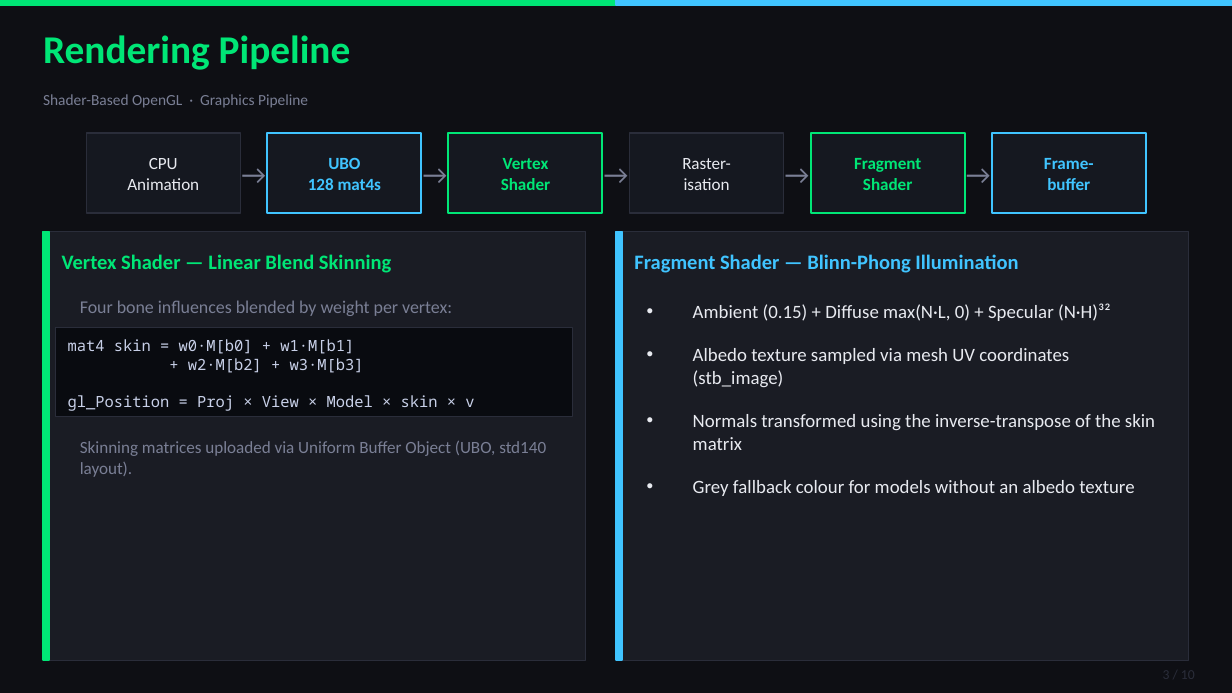
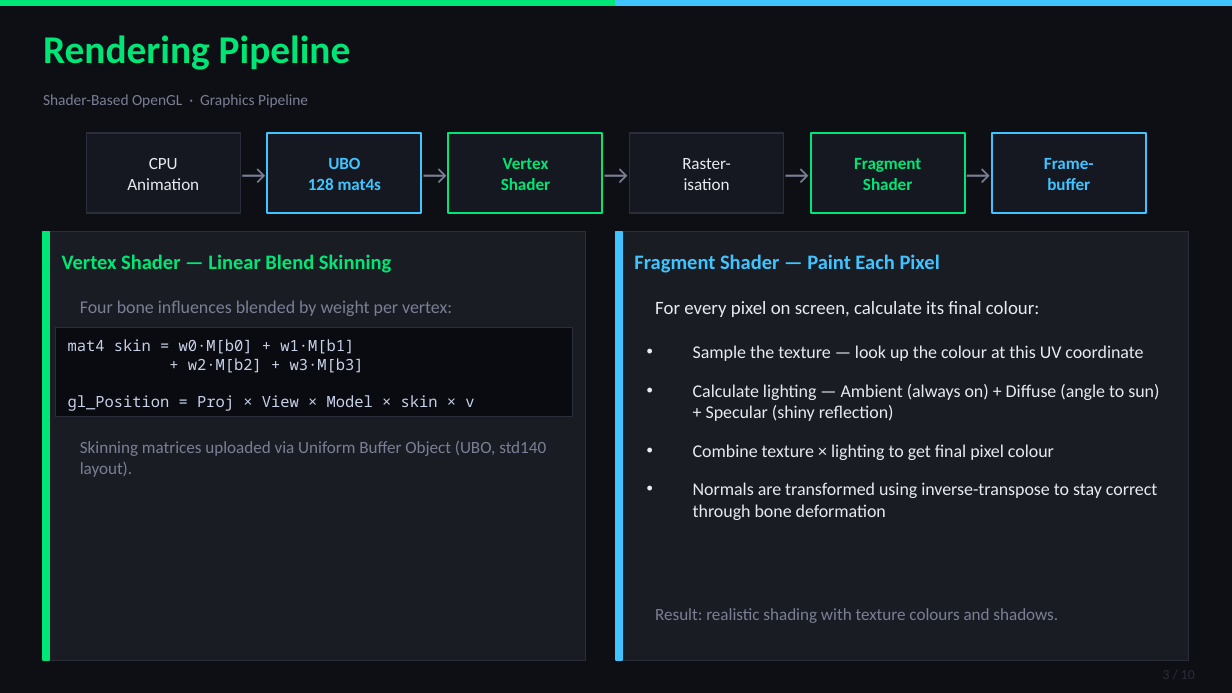
Before and after one commit to yigit121/410, a slide deck: slide 3 of docs/presentation.pptx. Drawn at 1232x693 pixels with LibreOffice and Linux fonts; fonts in the diff are those of the drawing. Boxes give left, top, right and bottom in pixels: in the first picture for what was removed or moved away, otherwise in the second. Text is boxed around its words. In the diff, an @@ line names an element or a change of style, - is before the commit and + after.

Commit message:
Simplify fragment shader explanation on Slide 3

```diff
--- a/docs/presentation.pptx
+++ b/docs/presentation.pptx
@@ text at (634, 254, 940, 273): text changed @@
-Fragment Shader — Blinn-Phong Illumination
+Fragment Shader — Paint Each Pixel
@@ text added at (655, 301, 1040, 317), 11 pt, text #E8EAF0 @@
+For every pixel on screen, calculate its final colour:
@@ text removed at (693, 303, 1155, 496) @@
-• Ambient (0.15) + Diffuse max(N·L, 0) + Specular (N·H)³²
-• Albedo texture sampled via mesh UV coordinates (stb_image)
-• Normals transformed using the inverse-transpose of the skin matrix
-• Grey fallback colour for models without an albedo texture
@@ text added at (693, 345, 1159, 520), 10.5 pt, text #E8EAF0 @@
+• Sample the texture — look up the colour at this UV coordinate
+• Calculate lighting — Ambient (always on) + Diffuse (angle to sun) + Specular (shiny reflection)
+• Combine texture × lighting to get final pixel colour
+• Normals are transformed using inverse-transpose to stay correct through bone deformation
@@ text added at (655, 608, 1058, 623), 10 pt, text #7A7F95 @@
+Result: realistic shading with texture colours and shadows.
```
